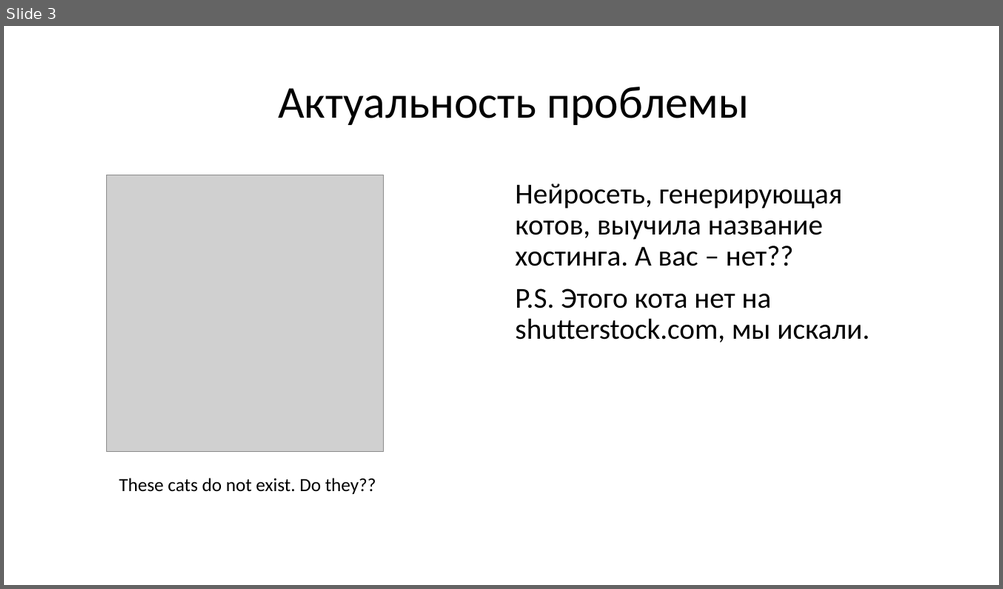
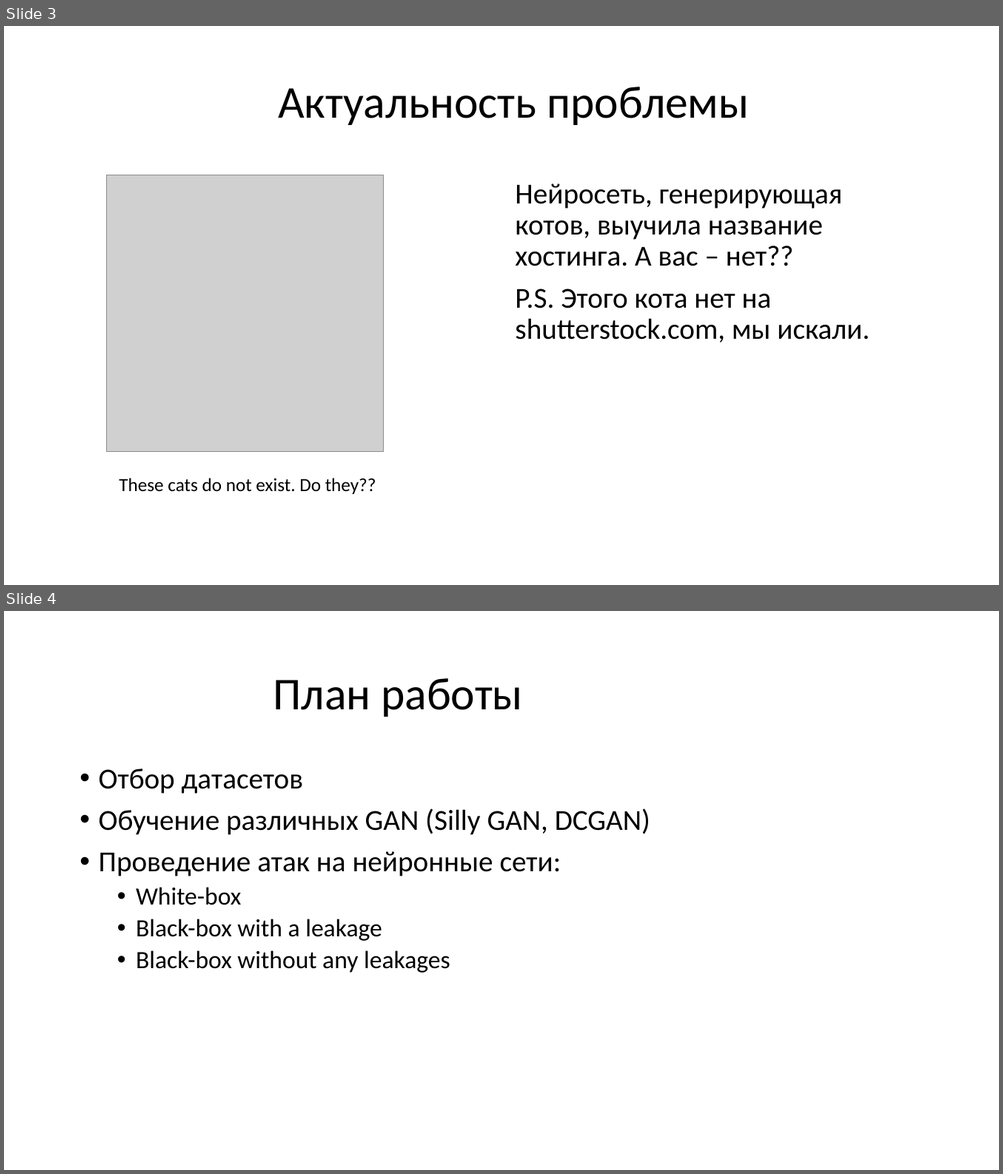
Before and after one commit to Private-ML/gan, a slide deck: GAN MNIST/some slides.pptx. Shown one above the other, each under a label of ours: slide 3 before the commit, slides 3 and 4 after it. The pictures are 1003x589 and 1003x1174 pixels, drawn with LibreOffice and Linux fonts; fonts in the diff are those of the drawing; grey boxes stand for pictures; background and template pictures are left out. Boxes give left, top, right and bottom in pixels: in the first picture for what was removed or moved away, otherwise in the second. Text is boxed around its words. In the diff, an @@ line names an element or a change of style, - is before the commit and + after.

```diff
--- a/GAN MNIST/some slides.pptx
+++ b/GAN MNIST/some slides.pptx
@@ slide 4 added at (x1=4, y1=611, x2=999, y2=1170), background picture (left out) @@
@@ title added at (x1=273, y1=678, x2=523, y2=717), 44 pt, text #000000 @@
+План работы
@@ text added at (x1=99, y1=769, x2=650, y2=973), 28 pt, text #000000 @@
+• Отбор датасетов
+• Обучение различных GAN (Silly GAN, DCGAN)
+• Проведение атак на нейронные сети:
+  • White-box
+  • Black-box with a leakage
+  • Black-box without any leakages
```
Also in this commit, not shown: 5 slides changed, 7 other slides added.
